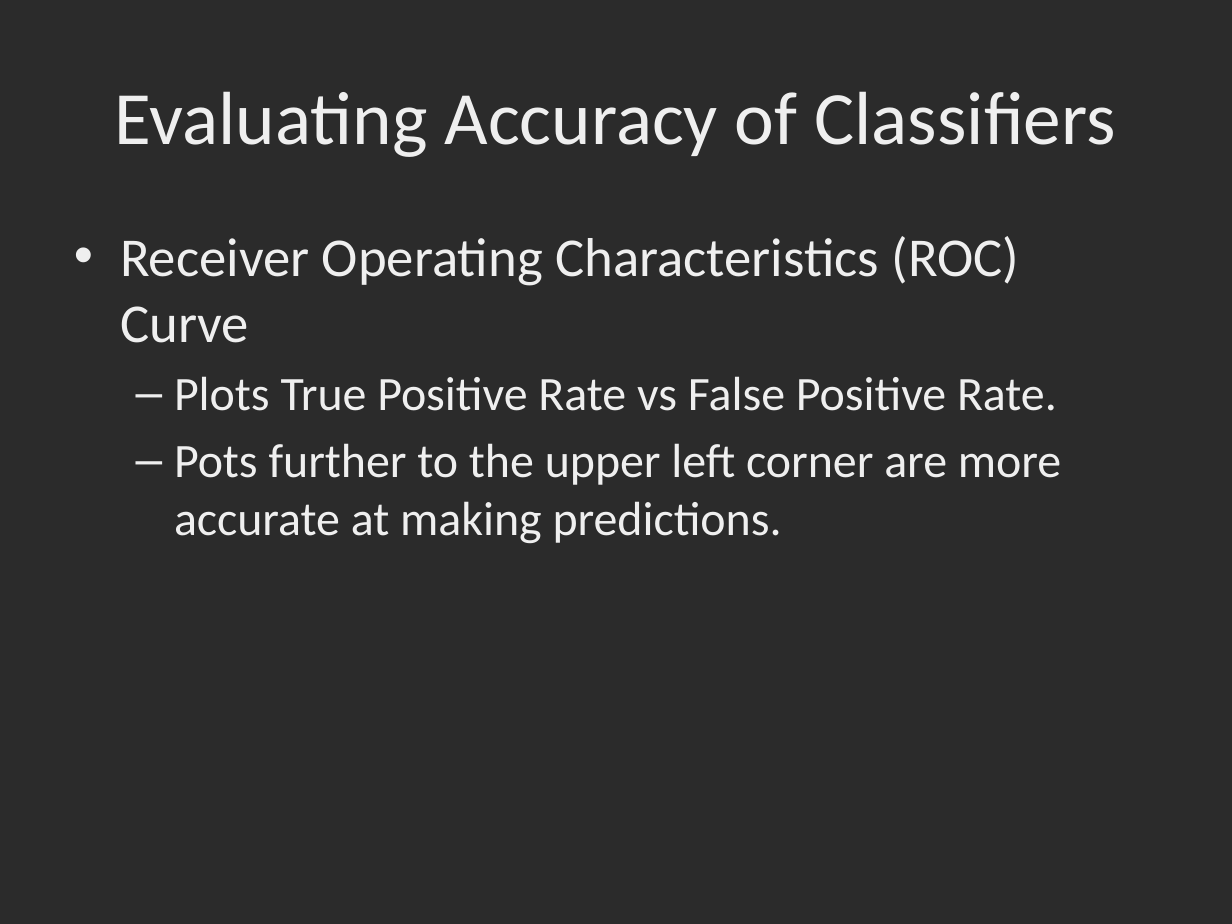
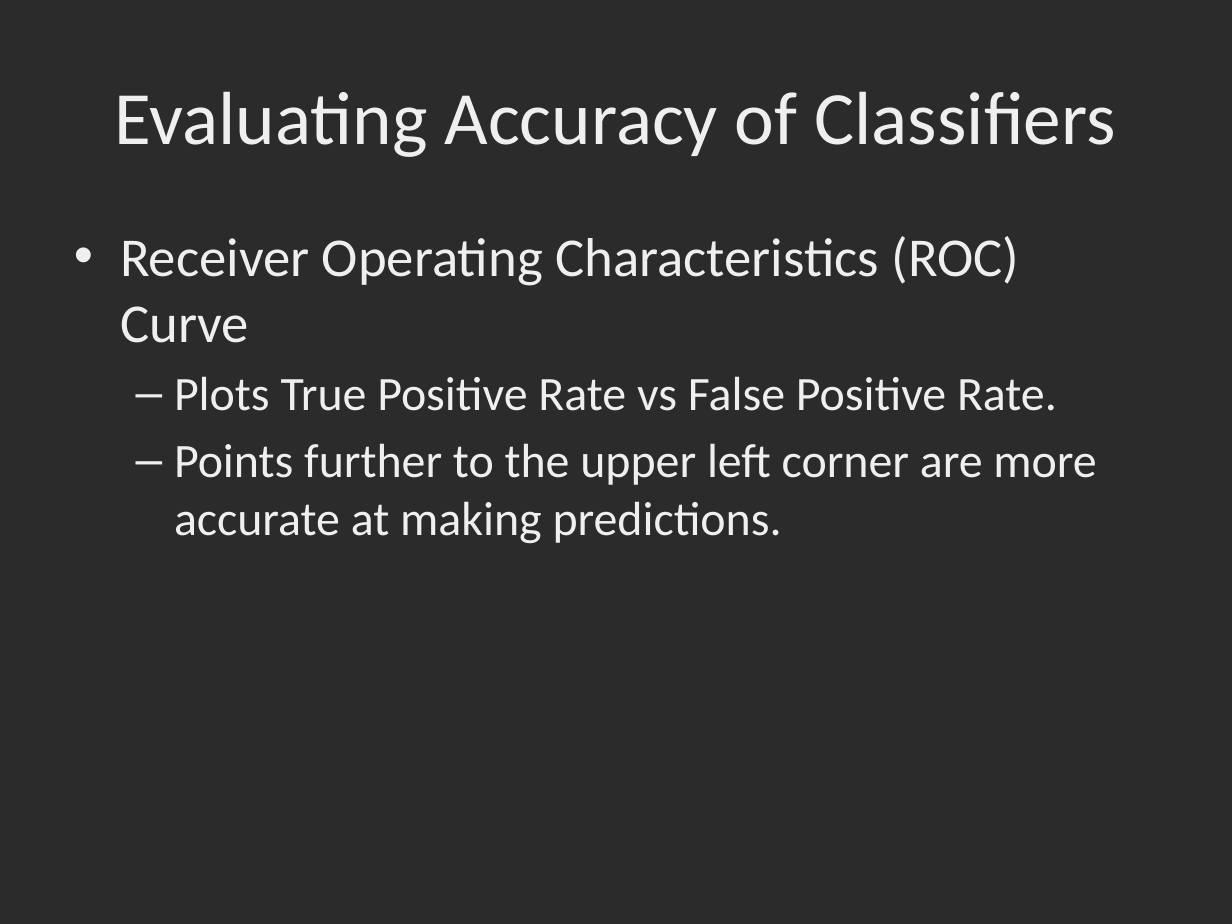
Before and after one commit to dbowmans46/PracticalProgramming, a slide deck: slide 21 of Session 7 - Python/Instructional Material/Machine Learning Slides/Session 7 - Python ML 6: Classifier Evaluation.odp. Drawn at 1232x924 pixels with LibreOffice and Linux fonts; fonts in the diff are those of the drawing; background and template pictures are left out; a plain dark background stands for a picture behind light text. Boxes give left, top, right and bottom in pixels: in the first picture for what was removed or moved away, otherwise in the second. Text is boxed around its words. In the diff, an @@ line names an element or a change of style, - is before the commit and + after.

Commit message:
Cleanup of old PowerPoints and code.

```diff
--- a/Session 7 - Python/Instructional Material/Machine Learning Slides/Session 7 - Python ML 6: Classifier Evaluation.odp
+++ b/Session 7 - Python/Instructional Material/Machine Learning Slides/Session 7 - Python ML 6: Classifier Evaluation.odp
@@ text at box(174, 443, 1096, 543): text changed @@
-  – Pots further to the upper left corner are more accurate at making predictions.
+  – Points further to the upper left corner are more accurate at making predictions.
```
Also in this commit, not shown: 7 other files.
